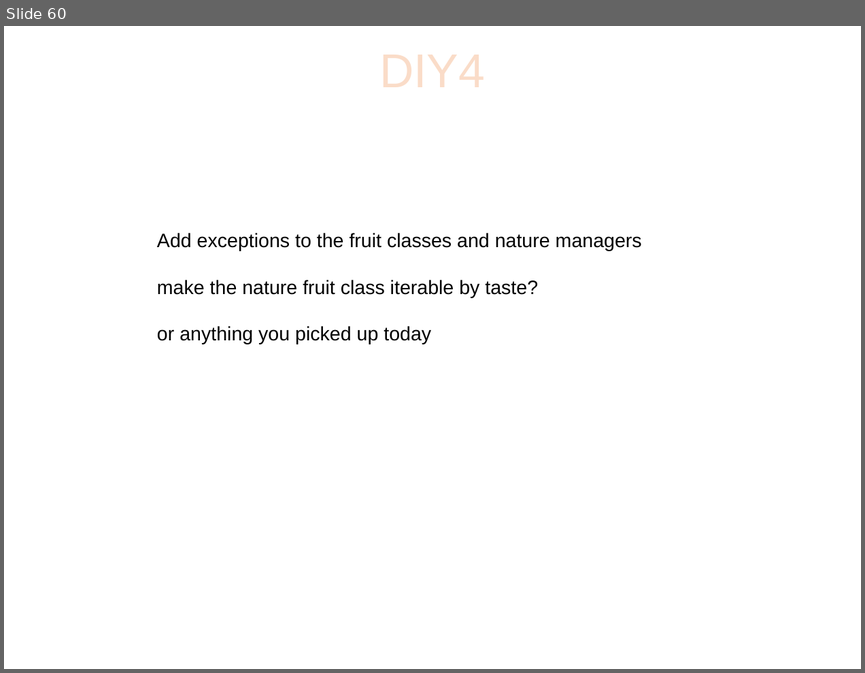
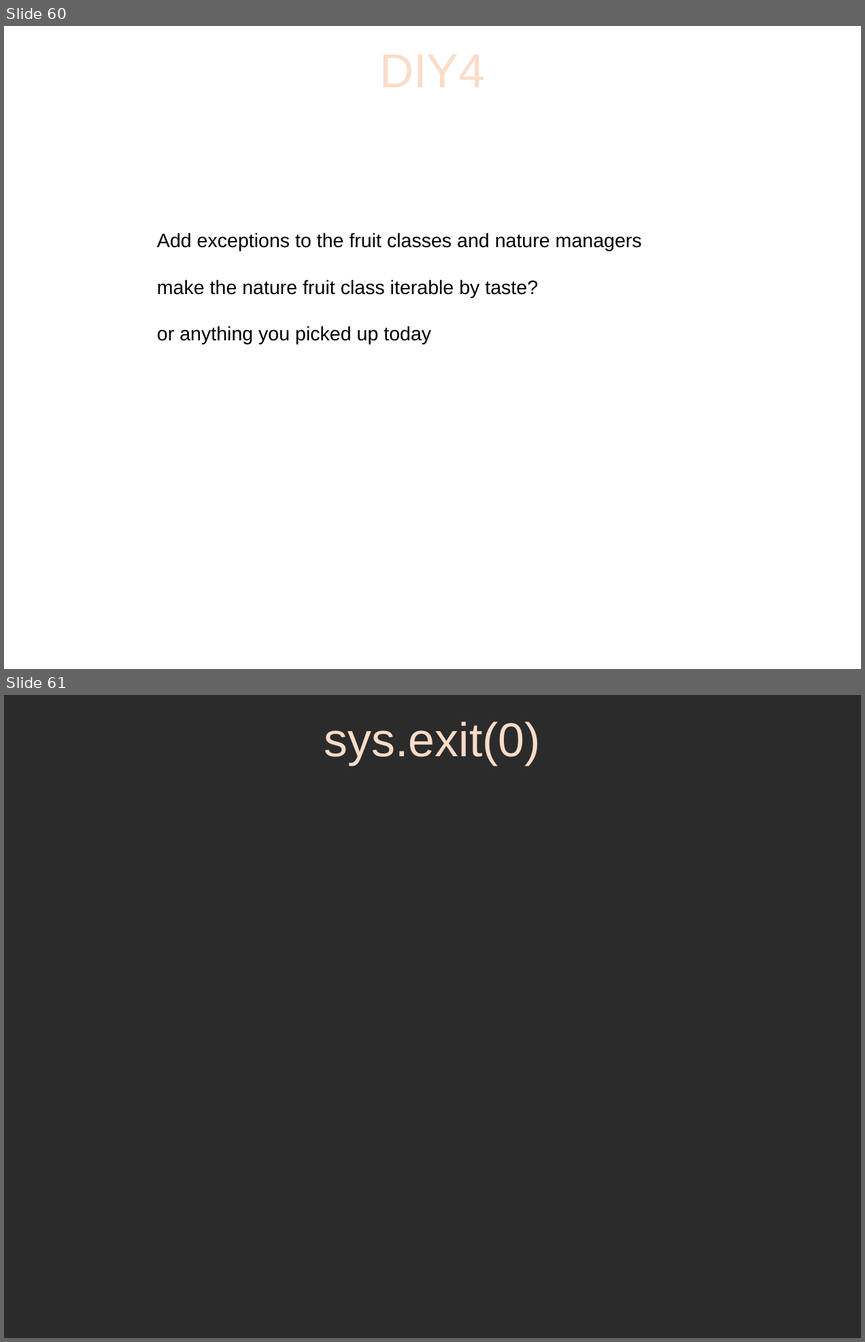
Before and after one commit to sphaero/workshops, a slide deck: PythonFu/presentation.odp. Shown one above the other, each under a label of ours: slide 60 before the commit, slides 60 and 61 after it. The pictures are 865x673 and 865x1342 pixels, drawn with LibreOffice and Linux fonts; fonts in the diff are those of the drawing; background and template pictures are left out; a plain dark background stands for a picture behind light text. Boxes give left, top, right and bottom in pixels: in the first picture for what was removed or moved away, otherwise in the second. Text is boxed around its words. In the diff, an @@ line names an element or a change of style, - is before the commit and + after.

```diff
--- a/PythonFu/presentation.odp
+++ b/PythonFu/presentation.odp
@@ slide 61 added at (x1=4, y1=695, x2=861, y2=1338), background picture (left out) @@
@@ title added at (x1=324, y1=722, x2=541, y2=766), 44 pt, text #FADCC8 @@
+sys.exit(0)
```
Also in this commit, not shown: 1 slide removed.
